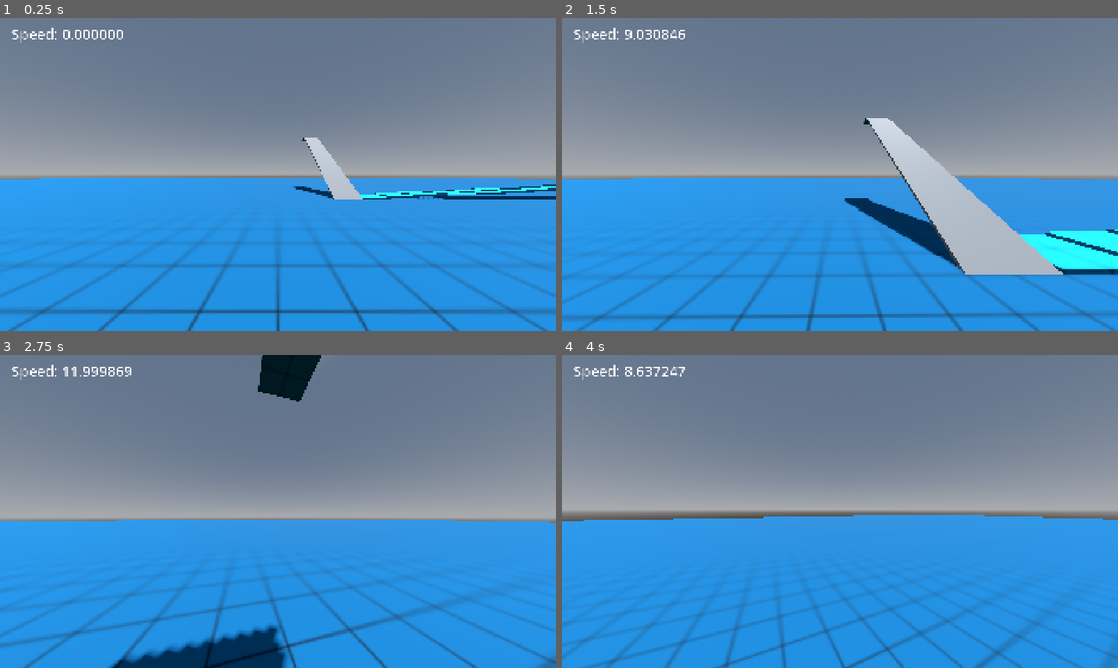
Above: before the commit, frames 1-4 (two rows, left to right).
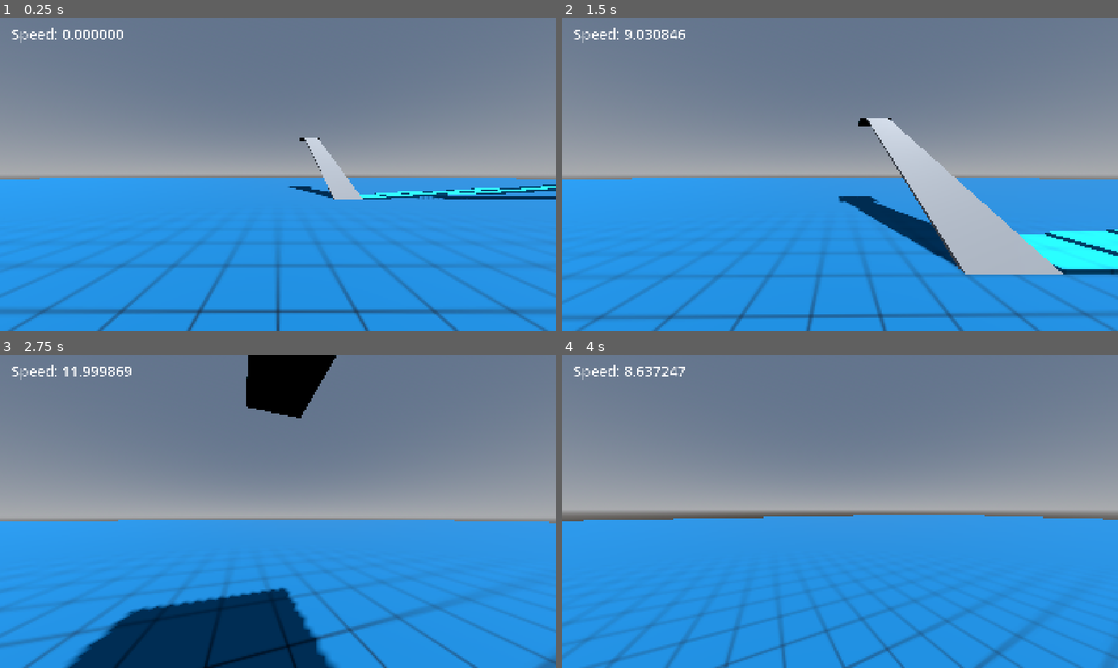
Above: after the commit, the same moments.

Repository: BilgiPasa/3d-first-person-movement-3
Game: Godot game, scene res://Scenes/main_scene.tscn
Same seed, same stepped clock (60 frames per second), same inputs: the game is played once before the commit and once after it.
Inputs (mouse positions are in pixels of both pictures, inside the frame that each line leads up to):
- Up to frame 1 (0.25 s): no input
- Up to frame 2 (1.5 s): tap Enter at 0.5 s; move the mouse to (867, 174) at 0.52 s; hold C (camera_zoom) 0.53-1.28 s; hold W (move_forward) from 0.53 s (still down); tap Space (jump) at 0.77 s; move the mouse to (812, 174) at 1.27 s; tap Shift (crouch) at 1.35 s
- Up to frame 3 (2.75 s): keep holding W (move_forward); tap Space (jump) at 1.52 s; move the mouse to (289, 505) at 2.02 s; hold R (run) from 2.03 s (still down)
- Up to frame 4 (4 s): keep holding W (move_forward); move the mouse to (834, 517) at 2.77 s; release R (run) at 2.78 s; tap C (camera_zoom) at 2.85 s; tap Space (jump) at 3.02, 3.77 s; move the mouse to (878, 514) at 3.52 s; hold Shift (crouch) from 3.53 s (still down)

The runs differ from the first frame. In frame 1, less than 0.1% of the frame differs, in the area x 51-58%, y 38-55%; in frame 2, 0.1%; in frame 3, 8.9%, in the area x 11-61%, y 0-100%; in frame 4, nothing differs.

Commit message:
Update the environment scene

Diff:
--- a/Scenes/environment.tscn
+++ b/Scenes/environment.tscn
@@ -22,6 +22,23 @@
 [sub_resource type="BoxShape3D" id="BoxShape3D_6ev3c"]
 size = Vector3(2, 0.1, 15)
 
+[sub_resource type="StandardMaterial3D" id="StandardMaterial3D_7lsjx"]
+albedo_texture = ExtResource("4_ukl56")
+uv1_triplanar = true
+
+[sub_resource type="BoxMesh" id="BoxMesh_7lsjx"]
+material = SubResource("StandardMaterial3D_7lsjx")
+size = Vector3(3, 0.1, 3)
+
+[sub_resource type="BoxShape3D" id="BoxShape3D_wkhpl"]
+size = Vector3(3, 0.1, 3)
+
+[sub_resource type="BoxMesh" id="BoxMesh_x6ack"]
+size = Vector3(3, 0.1, 15)
+
+[sub_resource type="BoxShape3D" id="BoxShape3D_r07tb"]
+size = Vector3(3, 0.1, 15)
+
 [sub_resource type="StandardMaterial3D" id="StandardMaterial3D_r42gm"]
 albedo_texture = ExtResource("3_o3ee3")
 uv1_triplanar = true
@@ -33,23 +50,6 @@
 [sub_resource type="BoxShape3D" id="BoxShape3D_7lsjx"]
 size = Vector3(2, 0.1, 2)
 
-[sub_resource type="BoxMesh" id="BoxMesh_x6ack"]
-size = Vector3(3, 0.1, 15)
-
-[sub_resource type="BoxShape3D" id="BoxShape3D_r07tb"]
-size = Vector3(3, 0.1, 15)
-
-[sub_resource type="StandardMaterial3D" id="StandardMaterial3D_7lsjx"]
-albedo_texture = ExtResource("4_ukl56")
-uv1_triplanar = true
-
-[sub_resource type="BoxMesh" id="BoxMesh_7lsjx"]
-material = SubResource("StandardMaterial3D_7lsjx")
-size = Vector3(3, 0.1, 3)
-
-[sub_resource type="BoxShape3D" id="BoxShape3D_wkhpl"]
-size = Vector3(3, 0.1, 3)
-
 [node name="Environment" type="Node3D" unique_id=2118310843]
 
 [node name="MainGround" type="StaticBody3D" parent="." unique_id=737079153]
@@ -74,16 +74,16 @@
 [node name="CollisionShape3D" type="CollisionShape3D" parent="Ramp1" unique_id=963272657]
 shape = SubResource("BoxShape3D_6ev3c")
 
-[node name="SmallPlatormOfRamp1" type="StaticBody3D" parent="." unique_id=796699435]
-transform = Transform3D(1, 0, 0, 0, 1, 0, 0, 0, 1, 5, 7.415, -24.97)
-collision_mask = 0
-physics_material_override = ExtResource("1_r42gm")
-
-[node name="MeshInstance3D" type="MeshInstance3D" parent="SmallPlatormOfRamp1" unique_id=807366739]
-mesh = SubResource("BoxMesh_wkhpl")
-
-[node name="CollisionShape3D" type="CollisionShape3D" parent="SmallPlatormOfRamp1" unique_id=178602077]
-shape = SubResource("BoxShape3D_7lsjx")
+[node name="MediumPlatformOfRamp1" type="StaticBody3D" parent="." unique_id=507700671]
+transform = Transform3D(1, 0, 0, 0, 1, 0, 0, 0, 1, 5, 7.415, -25.47)
+collision_mask = 0
+physics_material_override = ExtResource("1_r42gm")
+
+[node name="MeshInstance3D" type="MeshInstance3D" parent="MediumPlatformOfRamp1" unique_id=1307349035]
+mesh = SubResource("BoxMesh_7lsjx")
+
+[node name="CollisionShape3D" type="CollisionShape3D" parent="MediumPlatformOfRamp1" unique_id=1423090750]
+shape = SubResource("BoxShape3D_wkhpl")
 
 [node name="30DegRamp" type="StaticBody3D" parent="." unique_id=1504329682]
 transform = Transform3D(-4.371139e-08, 0.5, 0.8660254, 0, 0.8660254, -0.5, -1, -2.1855694e-08, -3.7855173e-08, -30, 3.675, 5)
@@ -493,3 +493,58 @@
 
 [node name="CollisionShape3D" type="CollisionShape3D" parent="AscendingSmallPlatforms/30" unique_id=1624537247]
 shape = SubResource("BoxShape3D_7lsjx")
+
+[node name="31" type="StaticBody3D" parent="AscendingSmallPlatforms" unique_id=489748506]
+transform = Transform3D(1, 0, 0, 0, 1, 0, 0, 0, 1, 69, 3.15, -12.01)
+collision_mask = 0
+physics_material_override = ExtResource("1_r42gm")
+
+[node name="MeshInstance3D" type="MeshInstance3D" parent="AscendingSmallPlatforms/31" unique_id=1514121574]
+mesh = SubResource("BoxMesh_wkhpl")
+
+[node name="CollisionShape3D" type="CollisionShape3D" parent="AscendingSmallPlatforms/31" unique_id=1932460056]
+shape = SubResource("BoxShape3D_7lsjx")
+
+[node name="32" type="StaticBody3D" parent="AscendingSmallPlatforms" unique_id=221850709]
+transform = Transform3D(1, 0, 0, 0, 1, 0, 0, 0, 1, 71, 3.25, -12.01)
+collision_mask = 0
+physics_material_override = ExtResource("1_r42gm")
+
+[node name="MeshInstance3D" type="MeshInstance3D" parent="AscendingSmallPlatforms/32" unique_id=222359972]
+mesh = SubResource("BoxMesh_wkhpl")
+
+[node name="CollisionShape3D" type="CollisionShape3D" parent="AscendingSmallPlatforms/32" unique_id=1022889724]
+shape = SubResource("BoxShape3D_7lsjx")
+
+[node name="33" type="StaticBody3D" parent="AscendingSmallPlatforms" unique_id=1027358622]
+transform = Transform3D(1, 0, 0, 0, 1, 0, 0, 0, 1, 73, 3.35, -12.01)
+collision_mask = 0
+physics_material_override = ExtResource("1_r42gm")
+
+[node name="MeshInstance3D" type="MeshInstance3D" parent="AscendingSmallPlatforms/33" unique_id=1498491210]
+mesh = SubResource("BoxMesh_wkhpl")
+
+[node name="CollisionShape3D" type="CollisionShape3D" parent="AscendingSmallPlatforms/33" unique_id=979279955]
+shape = SubResource("BoxShape3D_7lsjx")
+
+[node name="34" type="StaticBody3D" parent="AscendingSmallPlatforms" unique_id=294271344]
+transform = Transform3D(1, 0, 0, 0, 1, 0, 0, 0, 1, 75, 3.45, -12.01)
+collision_mask = 0
+physics_material_override = ExtResource("1_r42gm")
+
+[node name="MeshInstance3D" type="MeshInstance3D" parent="AscendingSmallPlatforms/34" unique_id=880310520]
+mesh = SubResource("BoxMesh_wkhpl")
+
+[node name="CollisionShape3D" type="CollisionShape3D" parent="AscendingSmallPlatforms/34" unique_id=1848397740]
+shape = SubResource("BoxShape3D_7lsjx")
+
+[node name="35" type="StaticBody3D" parent="AscendingSmallPlatforms" unique_id=650026964]
+transform = Transform3D(1, 0, 0, 0, 1, 0, 0, 0, 1, 77, 3.55, -12.01)
+collision_mask = 0
+physics_material_override = ExtResource("1_r42gm")
+
+[node name="MeshInstance3D" type="MeshInstance3D" parent="AscendingSmallPlatforms/35" unique_id=1773535477]
+mesh = SubResource("BoxMesh_wkhpl")
+
+[node name="CollisionShape3D" type="CollisionShape3D" parent="AscendingSmallPlatforms/35" unique_id=524336166]
+shape = SubResource("BoxShape3D_7lsjx")
